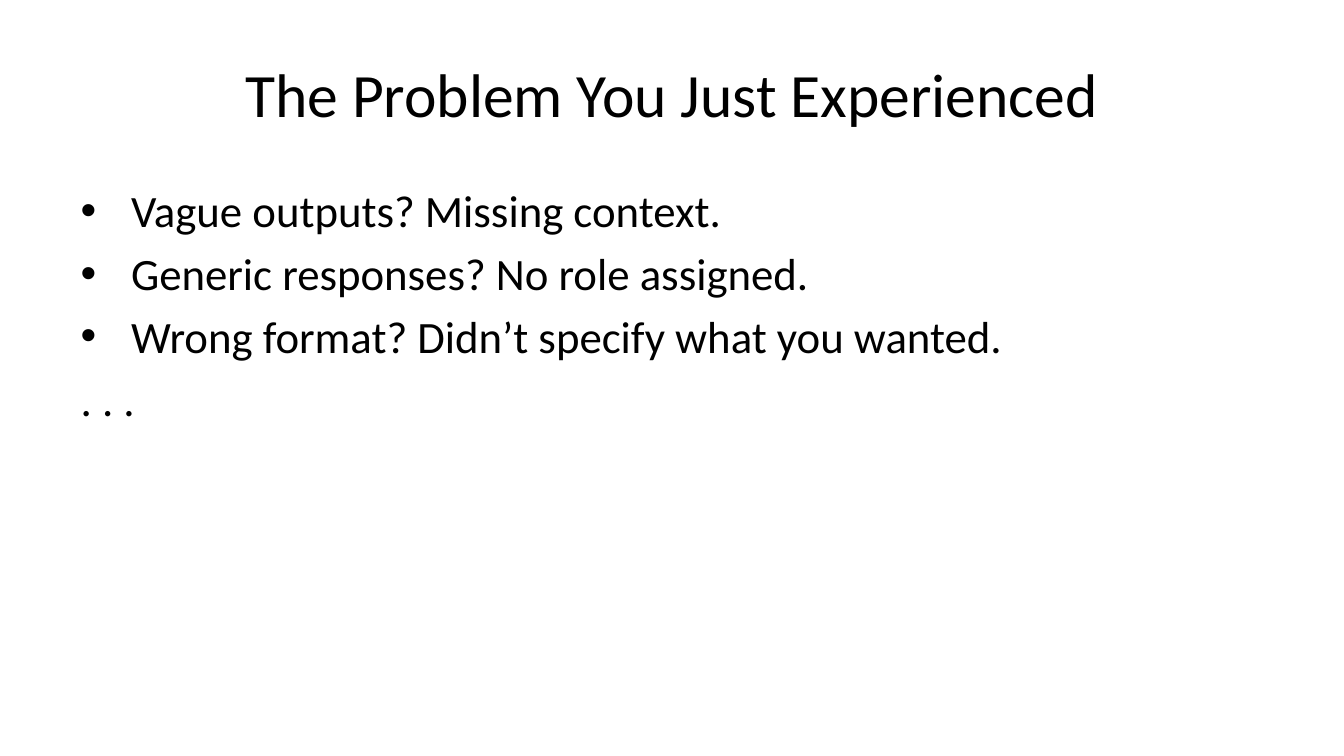
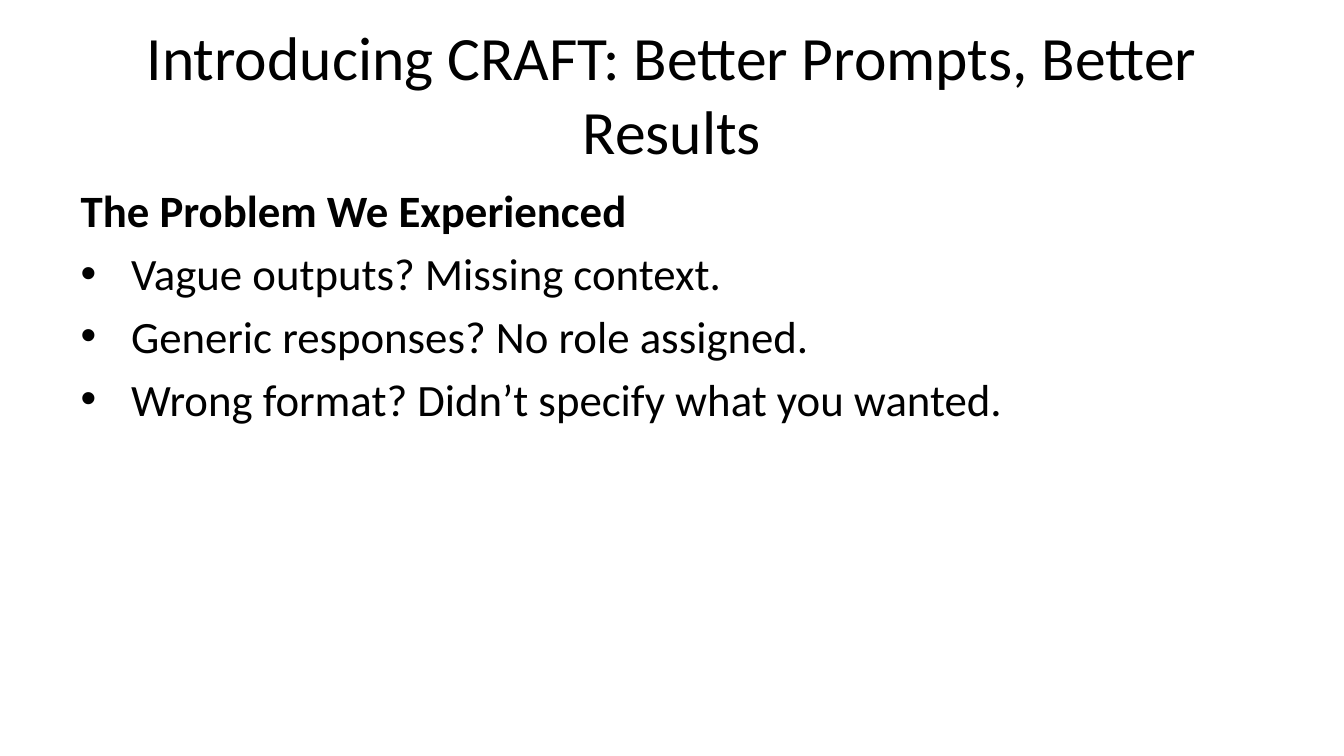
Before and after one commit to michaelborck-presentations/food-science-ai-workshop, a slide deck: slide 8 of presentations/llm-research-presentation-2-md.pptx (slide 17 before the commit). Drawn at 1344x756 pixels with LibreOffice and Linux fonts; fonts in the diff are those of the drawing. Boxes give left, top, right and bottom in pixels: in the first picture for what was removed or moved away, otherwise in the second. Text is boxed around its words. In the diff, an @@ line names an element or a change of style, - is before the commit and + after.

```diff
--- a/presentations/llm-research-presentation-2-md.pptx
+++ b/presentations/llm-research-presentation-2-md.pptx
@@ title at (147, 37, 1196, 155): text changed @@
-The Problem You Just Experienced
+Introducing CRAFT: Better Prompts, Better Results
@@ text at (81, 195, 1002, 424): paragraph removed @@
-. . .
@@ text at (81, 195, 627, 234): paragraph added @@
+The Problem We Experienced
```
Also in this commit, not shown: 14 other slides changed, 18 slides added, 80 slides removed, 17 other files.
